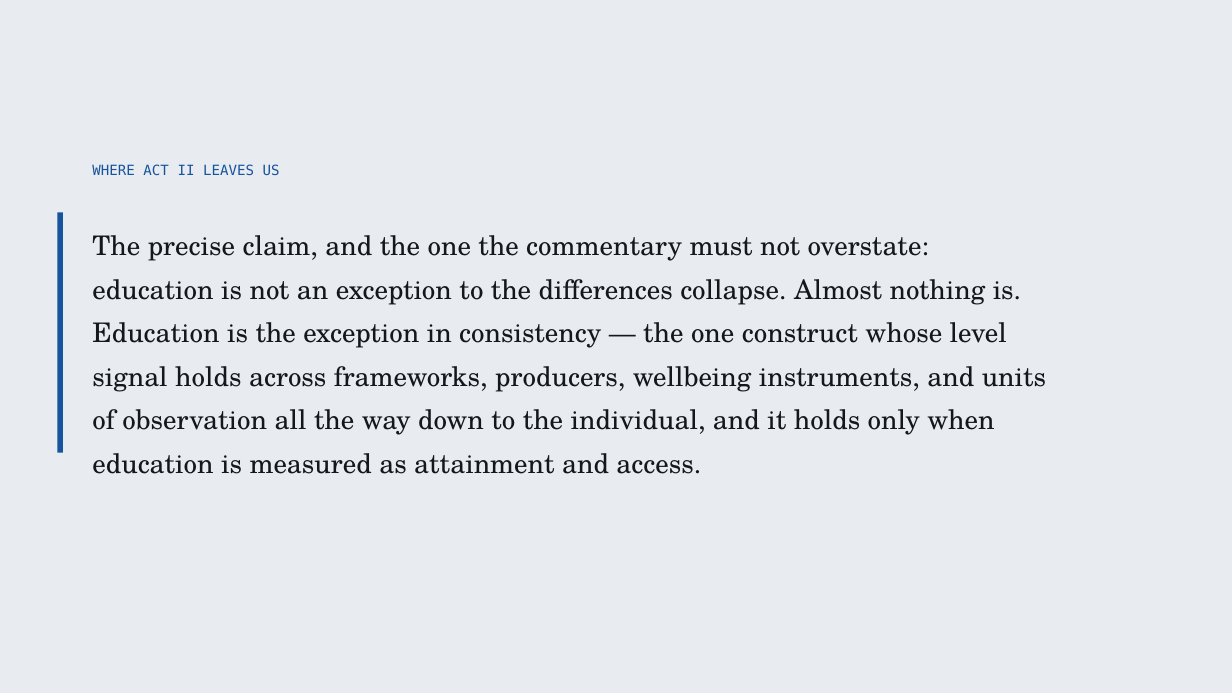
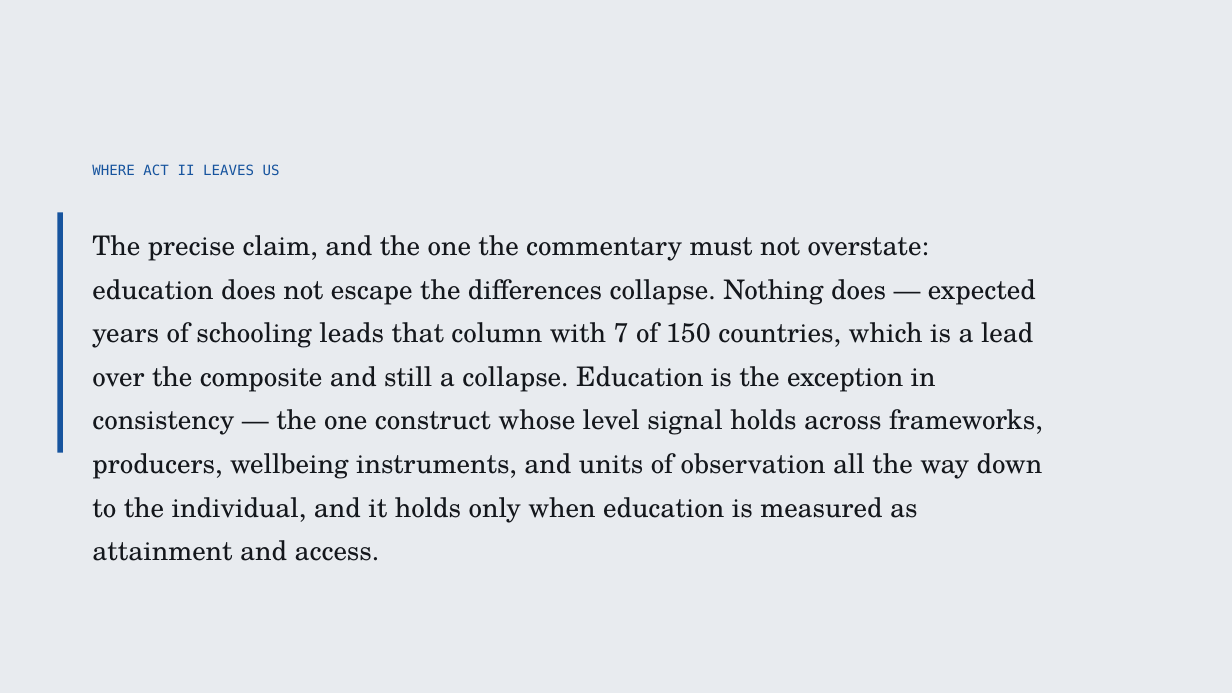
Before and after one commit to cwejnert/HDI-Happiness, a slide deck: slide 17 of deck/The_Education_Exception.pptx (slide 16 before the commit). Drawn at 1232x693 pixels with LibreOffice and Linux fonts; fonts in the diff are those of the drawing. Boxes give left, top, right and bottom in pixels: in the first picture for what was removed or moved away, otherwise in the second. Text is boxed around its words. In the diff, an @@ line names an element or a change of style, - is before the commit and + after.

```diff
--- a/deck/The_Education_Exception.pptx
+++ b/deck/The_Education_Exception.pptx
@@ text at (92, 235, 1043, 523): text changed @@
-The precise claim, and the one the commentary must not overstate: education is not an exception to the differences collapse. Almost nothing is. Education is the exception in consistency — the one construct whose level signal holds across frameworks, producers, wellbeing instruments, and units of observation all the way down to the individual, and it holds only when education is measured as attainment and access.
+The precise claim, and the one the commentary must not overstate: education does not escape the differences collapse. Nothing does — expected years of schooling leads that column with 7 of 150 countries, which is a lead over the composite and still a collapse. Education is the exception in consistency — the one construct whose level signal holds across frameworks, producers, wellbeing instruments, and units of observation all the way down to the individual, and it holds only when education is measured as attainment and access.
```
Also in this commit, not shown: 1 other slide changed, 1 slide added, 4 other files.
